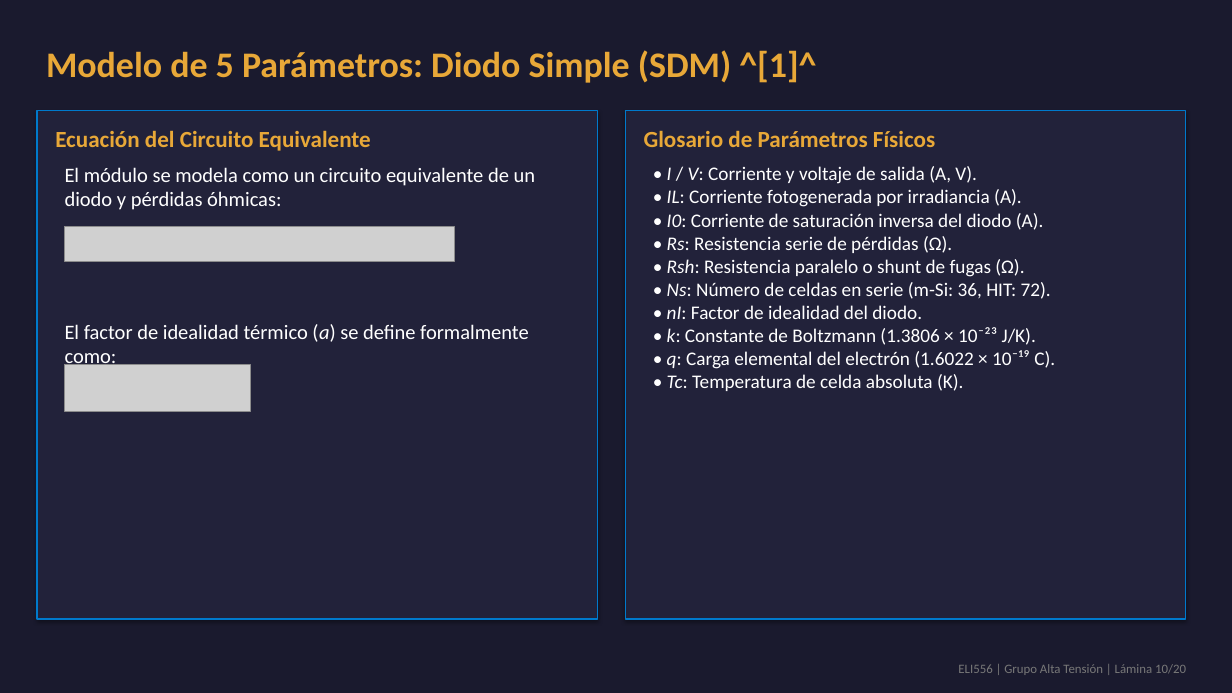
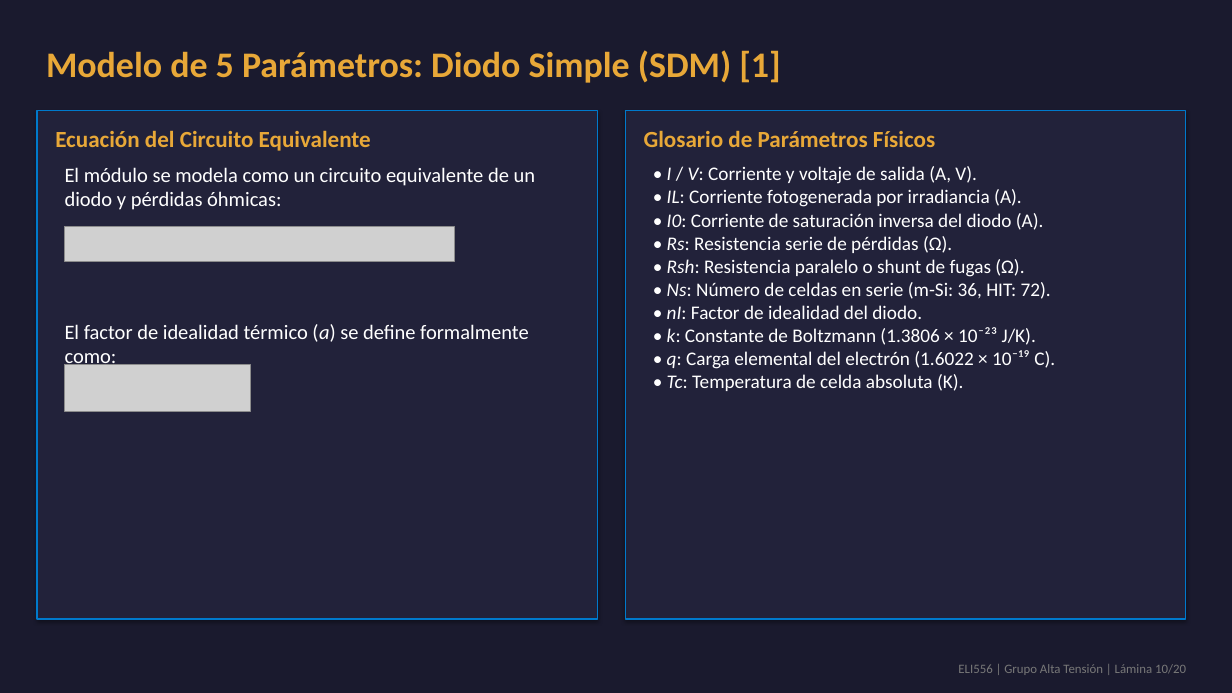
Before and after one commit to theChosen16/t2-paneles, a slide deck: slide 10 of output/Presentacion_Final_ELI556_Atacama.pptx. Drawn at 1232x693 pixels with LibreOffice and Linux fonts; fonts in the diff are those of the drawing; grey boxes stand for pictures. Boxes give left, top, right and bottom in pixels: in the first picture for what was removed or moved away, otherwise in the second. Text is boxed around its words. In the diff, an @@ line names an element or a change of style, - is before the commit and + after.

```diff
--- a/output/Presentacion_Final_ELI556_Atacama.pptx
+++ b/output/Presentacion_Final_ELI556_Atacama.pptx
@@ text at [46, 50, 780, 83]: text changed @@
-Modelo de 5 Parámetros: Diodo Simple (SDM) ^[1]^
+Modelo de 5 Parámetros: Diodo Simple (SDM) [1]
```
Also in this commit, not shown: 14 other slides changed, 6 other files.
